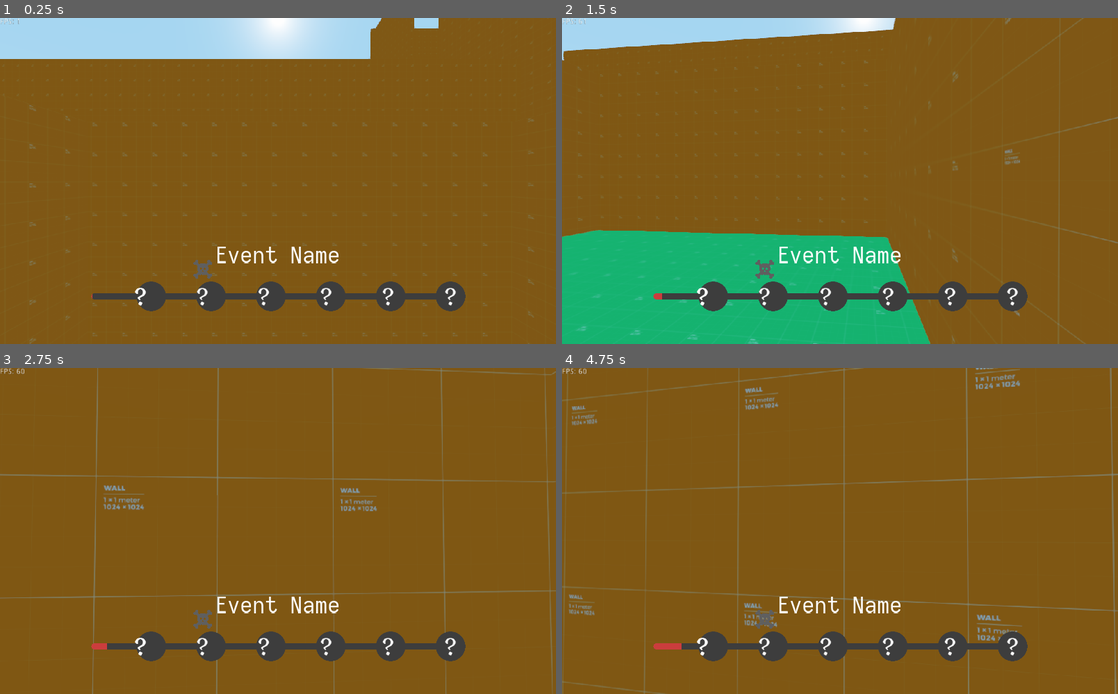
Above: before the commit, frames 1-4 (two rows, left to right).
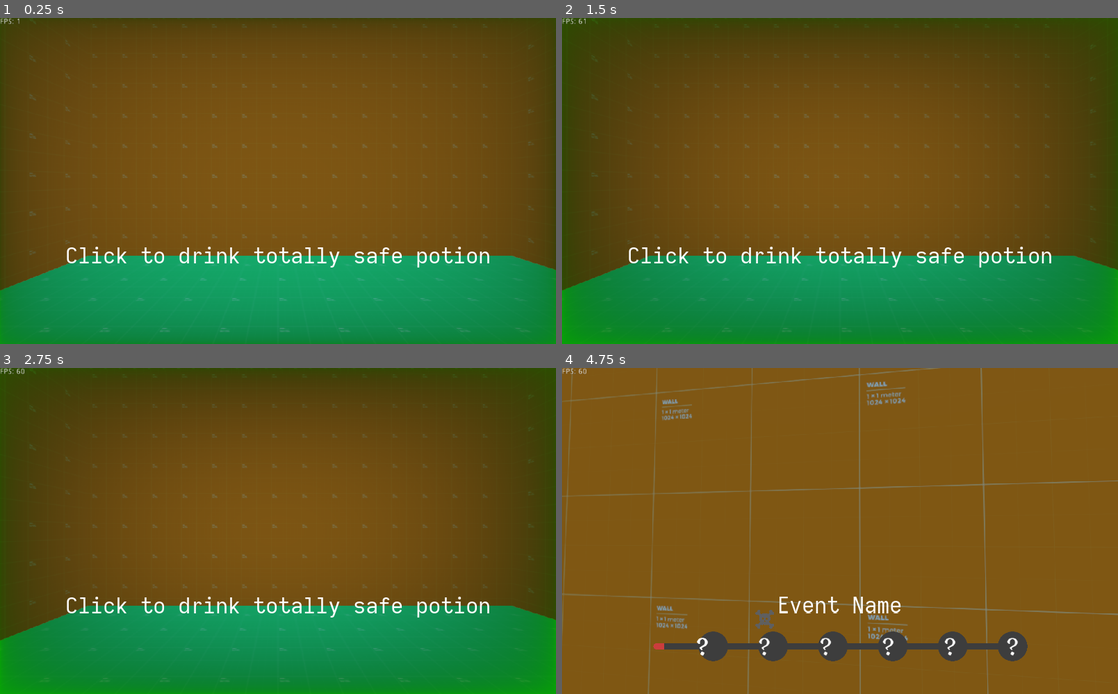
Above: after the commit, the same moments.

Repository: nwallenfang/ludum-dare-51
Game: Godot game, scene res://Logic/World.tscn
Two runs of this game, one before a commit and one after it. Both use one fixed random seed, a clock stepped at 60 frames per second and the inputs below.
Inputs (mouse positions are in pixels of both pictures, inside the frame that each line leads up to):
- Up to frame 1 (0.25 s): no input
- Up to frame 2 (1.5 s): tap Enter at 0.5, 1.25 s; move the mouse to (962, 164) at 0.52 s; press the mouse at (962, 164) at 0.53 s; hold Right (ui_right) 0.53-1.28 s; tap Space (jump) at 0.77 s; move the mouse to (812, 181) at 1.27 s; release the mouse at (812, 181) at 1.28 s; hold Up (ui_up) from 1.28 s (still down); tap Alt (change_mouse_input) at 1.35 s
- Up to frame 3 (2.75 s): keep holding Up (ui_up); tap Space (jump) at 1.52 s; click (250, 531) at 1.55 s; tap Enter at 2 s; move the mouse to (289, 524) at 2.02 s; press the mouse at (289, 524) at 2.03 s
- Up to frame 4 (4.75 s): keep holding Up (ui_up); tap Enter at 2.75 s; move the mouse to (834, 537) at 2.77 s; release the mouse at (834, 537) at 2.78 s; tap Shift (sprint) at 2.85 s; tap Space (jump) at 3.02, 3.77, 4.52 s; click (834, 537) at 3.05 s; move the mouse to (878, 534) at 3.52 s; press the mouse at (878, 534) at 3.53 s; move the mouse to (795, 527) at 4.27 s; release the mouse at (795, 527) at 4.28 s; tap Alt (change_mouse_input) at 4.35 s; click (795, 527) at 4.55 s

The runs differ from the first frame. In frame 1, 55% of the frame differs, in the area x 0-100%, y 0-100%; in frame 2, 71%; in frame 3, 71%; in frame 4, 5.7%.

Commit message:
intro sequence

Diff:
--- /dev/null
+++ b/Assets/Shader/Vignette.gdshader
@@ -0,0 +1,20 @@
+shader_type canvas_item;
+uniform float vignette_intensity = 0.4;
+uniform float vignette_opacity : hint_range(0.0, 1.0) = 0.5;
+uniform vec4 vignette_rgb : hint_color = vec4(0.0, 0.0, 0.0, 1.0);
+
+float vignette(vec2 uv){
+	uv *= 1.0 - uv.xy;
+	float vignette = uv.x * uv.y * 15.0;
+	return pow(vignette, vignette_intensity * vignette_opacity);
+}
+
+void fragment(){
+	vec4 color = texture(SCREEN_TEXTURE, SCREEN_UV);
+	vec4 text = texture(TEXTURE, UV);
+
+	text.rgba *= (vignette_rgb.rgba);
+	text.rgba *= (1.0 - vignette(UV));
+
+	COLOR = vec4((text.rgb)*color.rgb,text.a);
+}
--- a/Levels/FirstFloor.gd
+++ b/Levels/FirstFloor.gd
@@ -6,7 +6,9 @@
 	Game.level = self
 	Game.player = $Player
 	has_key = false
-	$LevelStream.play()
+
+	if not Game.disable_music:
+		$LevelStream.play()
 
 func _physics_process(delta):
 	if Game.player.global_translation.y < -30:
--- a/Levels/FirstFloor.tscn
+++ b/Levels/FirstFloor.tscn
@@ -317,7 +317,7 @@
 material = ExtResource( 2 )
 
 [node name="Player" parent="." instance=ExtResource( 3 )]
-transform = Transform( 1, 0, 0, 0, 1, 0, 0, 0, 1, 0, 5.00441, 0 )
+transform = Transform( 1, 0, 0, 0, 1, 0, 0, 0, 1, 0, 0.75, 0 )
 acceleration = 10
 deceleration = 15
 air_control = 0.4
--- a/Logic/Events.gd
+++ b/Logic/Events.gd
@@ -3,6 +3,9 @@
 signal trigger_event(event)
 signal progress_update(time)
 
+
+func _ready() -> void:
+	set_process(false)
 
 # level -> [event_number -> Event] fixed events and their timestamps
 var fixed_events = {
@@ -15,6 +18,8 @@
 	preload("res://Logic/Events/GrowEvent.tscn").instance()
 ]
 
+func intro_over():
+	set_process(true)
 
 func reset():
 	time = 0.0
--- a/Logic/Game.gd
+++ b/Logic/Game.gd
@@ -7,6 +7,9 @@
 var level # current level scene
 var world
 var player_camera: Camera
+
+var disable_music = true
+var skip_intro = false
 
 func _ready() -> void:
 	# All Levels are added here in the beginning
--- a/Logic/Player/Gun.gd
+++ b/Logic/Player/Gun.gd
@@ -12,7 +12,7 @@
 	pass
 
 func _input(event: InputEvent):
-	if Input.is_action_just_pressed("shoot"):
+	if not Game.player.movement_disabled and Input.is_action_just_pressed("shoot"):
 		# Update the ray and get the collided object
 		ray.set_cast_to(Vector3(0,0,-10000000000))
 		ray.force_raycast_update()
--- a/Logic/Player/Player.gd
+++ b/Logic/Player/Player.gd
@@ -1,5 +1,6 @@
 extends KinematicBody
 class_name MovementController
+
 
 
 export var gravity_multiplier := 3.0
@@ -20,19 +21,26 @@
 		* gravity_multiplier)
 var mouse_beginning_set = false
 
+
+var movement_disabled = true
+
 func _ready():
 #	Input.set_mouse_mode(Input.MOUSE_MODE_CAPTURED)
 	$MeshInstance.visible = false
+	yield(get_tree(), "idle_frame")
 
 func _input(event: InputEvent) -> void:
+	if movement_disabled:
+		return
 	if not mouse_beginning_set:
 		mouse_beginning_set = true
 		Input.set_mouse_mode(Input.MOUSE_MODE_CAPTURED)
 	if event.is_action_pressed("ui_cancel"):
 		get_tree().quit() # Quits the game
 
-	if event.is_action_pressed("shoot") and Input.get_mouse_mode() == Input.MOUSE_MODE_VISIBLE:
+	if not movement_disabled and event.is_action_pressed("shoot") and Input.get_mouse_mode() == Input.MOUSE_MODE_VISIBLE:
 		Input.set_mouse_mode(Input.MOUSE_MODE_CAPTURED)
+		get_tree().set_input_as_handled()
 
 	if event.is_action_pressed("change_mouse_input"):
 		match Input.get_mouse_mode():
@@ -43,6 +51,8 @@
 
 # Called every physics tick. 'delta' is constant
 func _physics_process(delta) -> void:
+	if movement_disabled:
+		return
 	input_axis = Input.get_vector("ui_down", "ui_up",
 			"ui_left", "ui_right")
 
--- a/Logic/World.gd
+++ b/Logic/World.gd
@@ -3,15 +3,49 @@
 # Declare member variables here. Examples:
 # var a: int = 2
 # var b: String = "text"
-
+signal intro_over
 
 # Called when the node enters the scene tree for the first time.
 func _ready() -> void:
 	Game.world = self
+	yield(get_tree(), "idle_frame")
+	self.connect("intro_over", self, "intro_over")
+	self.connect("intro_over", Events, "intro_over")
+	self.connect("intro_over", Ui, "intro_over")
+	if Game.skip_intro:
+		emit_signal("intro_over")
+
 	$ViewportContainer/Viewport/FollowCamera.make_current()
+
+	# TODO determine random potion color and set in material/vignette shader
+
+func intro_sequence():
+	$Tween.reset_all()
+	$Tween.interpolate_property($"%VignetteRect".material, "shader_param/vignette_intensity", 0.0, 0.8, 0.8, Tween.TRANS_BOUNCE)
+	$Tween.start()
+	yield($Tween, "tween_all_completed")
+	$Tween.reset_all()
+	$Tween.interpolate_property($"%VignetteRect".material, "shader_param/vignette_intensity", 0.8, 0.0, 0.8, Tween.TRANS_BOUNCE)
+	$Tween.start()
+	yield($Tween, "tween_all_completed")
+	set_process_input(false)
+	set_process_unhandled_input(false)
+	emit_signal("intro_over")
+
+func _input(event: InputEvent) -> void:
+	if event is InputEventMouseButton:  # TODO
+		event = event as InputEventMouseButton
+		if event.pressed:
+			intro_sequence()
+			get_tree().set_input_as_handled()
 
 # When dying
 func restart_level():
 	$"%Viewport".remove_child($"%Viewport".get_children()[0])
 	$"%Viewport".add_child(load(Game.level_list[Game.level_index]).instance())
 	Events.reset()
+
+
+func intro_over():
+	yield(get_tree(), "idle_frame")
+	Game.player.movement_disabled = false
--- a/Logic/World.tscn
+++ b/Logic/World.tscn
@@ -1,8 +1,17 @@
-[gd_scene load_steps=4 format=2]
+[gd_scene load_steps=7 format=2]
 
 [ext_resource path="res://Levels/FirstFloor.tscn" type="PackedScene" id=1]
 [ext_resource path="res://Logic/World.gd" type="Script" id=2]
 [ext_resource path="res://Logic/FollowCamera.gd" type="Script" id=3]
+[ext_resource path="res://Assets/Shader/Vignette.gdshader" type="Shader" id=4]
+
+[sub_resource type="ShaderMaterial" id=1]
+
+[sub_resource type="ShaderMaterial" id=2]
+shader = ExtResource( 4 )
+shader_param/vignette_intensity = 0.4
+shader_param/vignette_opacity = 0.5
+shader_param/vignette_rgb = Color( 0.337255, 0.929412, 0.0352941, 1 )
 
 [node name="World" type="Control"]
 anchor_right = 1.0
@@ -10,6 +19,8 @@
 script = ExtResource( 2 )
 
 [node name="ViewportContainer" type="ViewportContainer" parent="."]
+unique_name_in_owner = true
+material = SubResource( 1 )
 anchor_right = 1.0
 anchor_bottom = 1.0
 stretch = true
@@ -27,3 +38,11 @@
 [node name="FollowCamera" type="Camera" parent="ViewportContainer/Viewport"]
 unique_name_in_owner = true
 script = ExtResource( 3 )
+
+[node name="Tween" type="Tween" parent="."]
+
+[node name="VignetteRect" type="ColorRect" parent="."]
+unique_name_in_owner = true
+material = SubResource( 2 )
+anchor_right = 1.0
+anchor_bottom = 1.0
--- a/UI/UI.gd
+++ b/UI/UI.gd
@@ -6,6 +6,10 @@
 func _process(delta: float) -> void:
 		$CanvasLayer/FPS.text = "FPS: " + str(Engine.get_frames_per_second())
 
+func intro_over():
+	$CanvasLayer/IntroLabel.visible = false
+	$CanvasLayer/EventName.visible = true
+	$CanvasLayer/EventBar.visible = true
 
 func trigger_event(event):
 	$CanvasLayer/EventName.text = event.event_name
--- a/UI/UI.tscn
+++ b/UI/UI.tscn
@@ -12,6 +12,7 @@
 [node name="CanvasLayer" type="CanvasLayer" parent="."]
 
 [node name="EventBar" parent="CanvasLayer" instance=ExtResource( 1 )]
+visible = false
 
 [node name="FPS" type="Label" parent="CanvasLayer"]
 margin_right = 40.0
@@ -19,6 +20,7 @@
 text = "FPS:"
 
 [node name="EventName" type="Label" parent="CanvasLayer"]
+visible = false
 anchor_top = 0.683333
 anchor_right = 1.0
 anchor_bottom = 0.766
@@ -29,3 +31,16 @@
 __meta__ = {
 "_edit_use_anchors_": true
 }
+
+[node name="IntroLabel" type="Label" parent="CanvasLayer"]
+anchor_top = 0.683333
+anchor_right = 1.0
+anchor_bottom = 0.766
+margin_top = 1.00024
+margin_bottom = 5.40027
+custom_fonts/font = ExtResource( 3 )
+text = "Click to drink totally safe potion"
+align = 1
+__meta__ = {
+"_edit_use_anchors_": true
+}
--- a/project.godot
+++ b/project.godot
@@ -45,6 +45,7 @@
 [debug]
 
 gdscript/warnings/unassigned_variable=false
+gdscript/warnings/unused_variable=false
 gdscript/warnings/unused_argument=false
 gdscript/warnings/return_value_discarded=false
 
